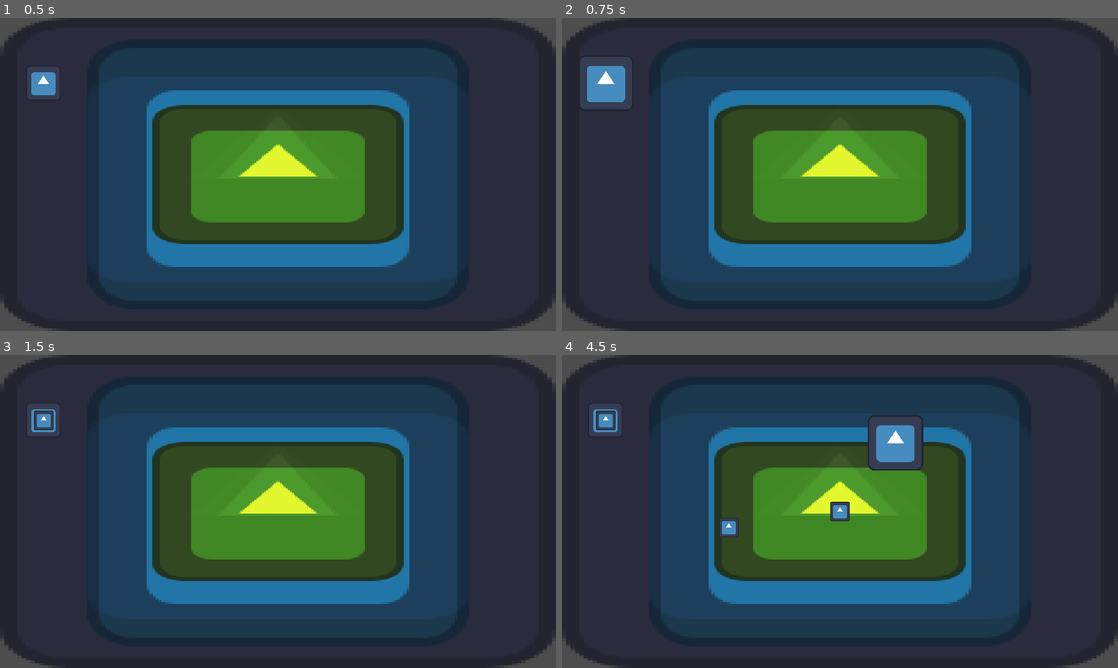
Above: before the commit, frames 1-4 (two rows, left to right).
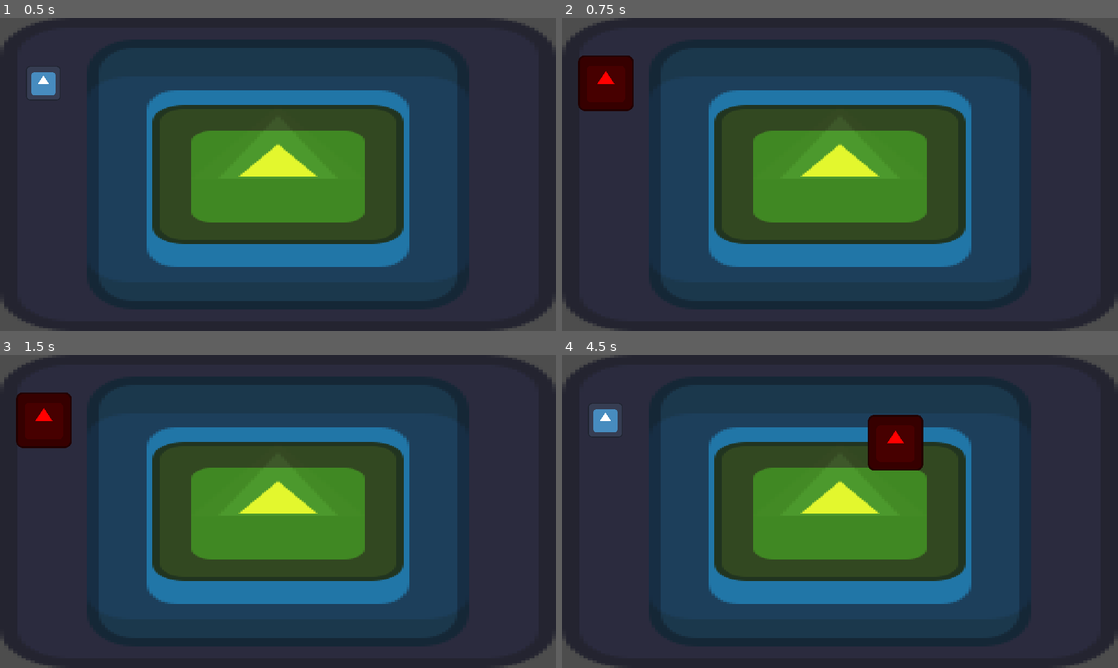
Above: after the commit, the same moments.

Repository: alexg-lviv/FruitTheNinja
Game: Godot game, scene res://src/GameField/MainScene.tscn
Two runs of this game, one before a commit and one after it. Both use one fixed random seed, a clock stepped at 60 frames per second and the inputs below. The engine's default icon, where the game draws it, is replaced by a stand-in: a white triangle on a blue panel in a dark square.
Inputs (mouse positions are in pixels of both pictures, inside the frame that each line leads up to):
- Up to frame 1 (0.5 s): no input
- Up to frame 2 (0.75 s): click (606, 83) at 0.5 s
- Up to frame 3 (1.5 s): click (44, 420) at 1.25 s
- Up to frame 4 (4.5 s): click (606, 420) at 2 s; tap Enter at 2.75, 4.25 s; move the mouse to (840, 511) at 2.77 s; click (840, 511) at 2.92 s; tap Space at 3.5 s; move the mouse to (728, 527) at 3.52 s; click (728, 527) at 3.67 s; move the mouse to (895, 442) at 4.27 s; click (895, 442) at 4.42 s

Frame 1 is identical in both runs. In frame 2, 1.8% of the frame differs, in the area x 2-13%, y 12-30%; in frame 3, 1.8%; in frame 4, 2.3%, in the area x 6-65%, y 17-59%.

Commit message:
Add progress bar and angle rotation

Diff:
--- a/src/UI/ProjectilePreview.gd
+++ b/src/UI/ProjectilePreview.gd
@@ -22,13 +22,8 @@
 	_update_validness(_pos)
 
 	if _is_locked:
-		pass
-#		if _ai_rect.has_point(_pos):
-#			pass
-#		elif not _aim_rect.has_point(_pos):
-#			_draw_line(_prev_mouse_position)
-#		else:
-#			_draw_line(_pos)
+#		if not _ai_rect.has_point(_pos):
+		_draw_speed(_pos)
 	else:
 		_draw_icon(_pos)
 
@@ -44,23 +39,26 @@
 
 func _draw_icon(pos):
 	$Position.position = pos
-	$Position.self_modulate = _valid_modulate if _is_valid else _invalid_modulate
+	$Position/Icon.self_modulate = _valid_modulate if _is_valid else _invalid_modulate
 
-func _draw_line(pos):
-	_prev_mouse_position = pos
-#	draw_line(_lock_position, pos, Color.WHITE)
-
+func _draw_speed(pos):
+	var distance = _lock_position.distance_to(pos)
+	$Position/Speed.value = distance
+	var direction = (_lock_position - get_global_mouse_position()).normalized()
+	$Position.rotation = direction.angle()
 
 func _on_gui_input(event):
 	if event is InputEventMouseButton and event.pressed:
 		if event.button_index == MOUSE_BUTTON_LEFT:
-			_is_locked = true
-			_lock_position = get_global_mouse_position()
+			if _is_valid:
+				_is_locked = true
+				_lock_position = get_global_mouse_position()
 
 		if event.button_index == MOUSE_BUTTON_RIGHT:
 			queue_free()
 
 	if event is InputEventMouseButton and not event.pressed:
+		if event.button_index == MOUSE_BUTTON_LEFT and _is_locked:
 			var direction = (_lock_position - get_global_mouse_position()).normalized()
 			emit_signal("spawn_projectile", load(_projectile_scene).instantiate(), _lock_position, direction)
 			queue_free()
--- a/src/UI/ProjectilePreview.tscn
+++ b/src/UI/ProjectilePreview.tscn
@@ -16,6 +16,25 @@
 layout_mode = 1
 anchors_preset = 0
 
+[node name="Speed" type="TextureProgressBar" parent="Position"]
+custom_minimum_size = Vector2(250, 2.08165e-12)
+layout_mode = 1
+anchors_preset = 6
+anchor_left = 1.0
+anchor_top = 0.5
+anchor_right = 1.0
+anchor_bottom = 0.5
+offset_left = -250.0
+offset_top = -20.0
+offset_bottom = 20.0
+grow_horizontal = 0
+grow_vertical = 2
+mouse_filter = 2
+max_value = 200.0
+fill_mode = 1
+nine_patch_stretch = true
+texture_progress = ExtResource("2_1d6vv")
+
 [node name="Icon" type="TextureButton" parent="Position"]
 layout_mode = 1
 anchors_preset = 8
@@ -32,22 +51,4 @@
 pivot_offset = Vector2(40, 40)
 mouse_filter = 2
 
-[node name="Speed" type="TextureProgressBar" parent="Position"]
-custom_minimum_size = Vector2(150, 2.08165e-12)
-layout_mode = 1
-anchors_preset = 6
-anchor_left = 1.0
-anchor_top = 0.5
-anchor_right = 1.0
-anchor_bottom = 0.5
-offset_left = -150.0
-offset_top = -20.0
-offset_bottom = 20.0
-grow_horizontal = 0
-grow_vertical = 2
-mouse_filter = 2
-fill_mode = 1
-nine_patch_stretch = true
-texture_progress = ExtResource("2_1d6vv")
-
 [connection signal="gui_input" from="." to="." method="_on_gui_input"]
